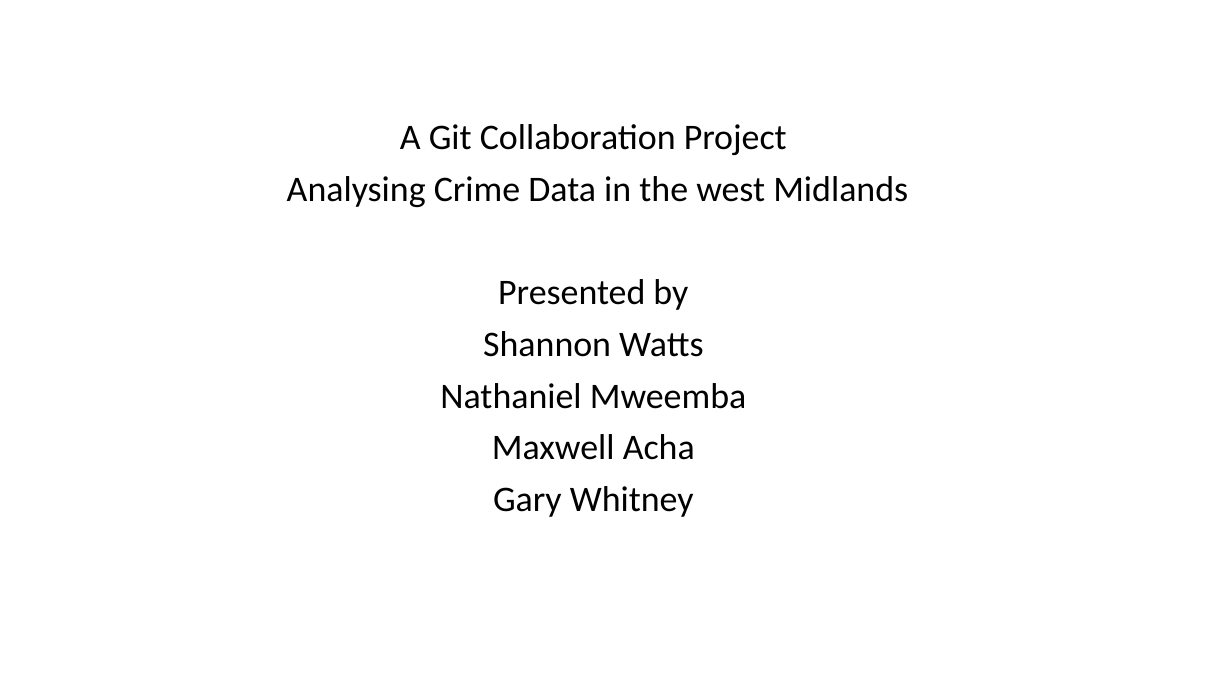
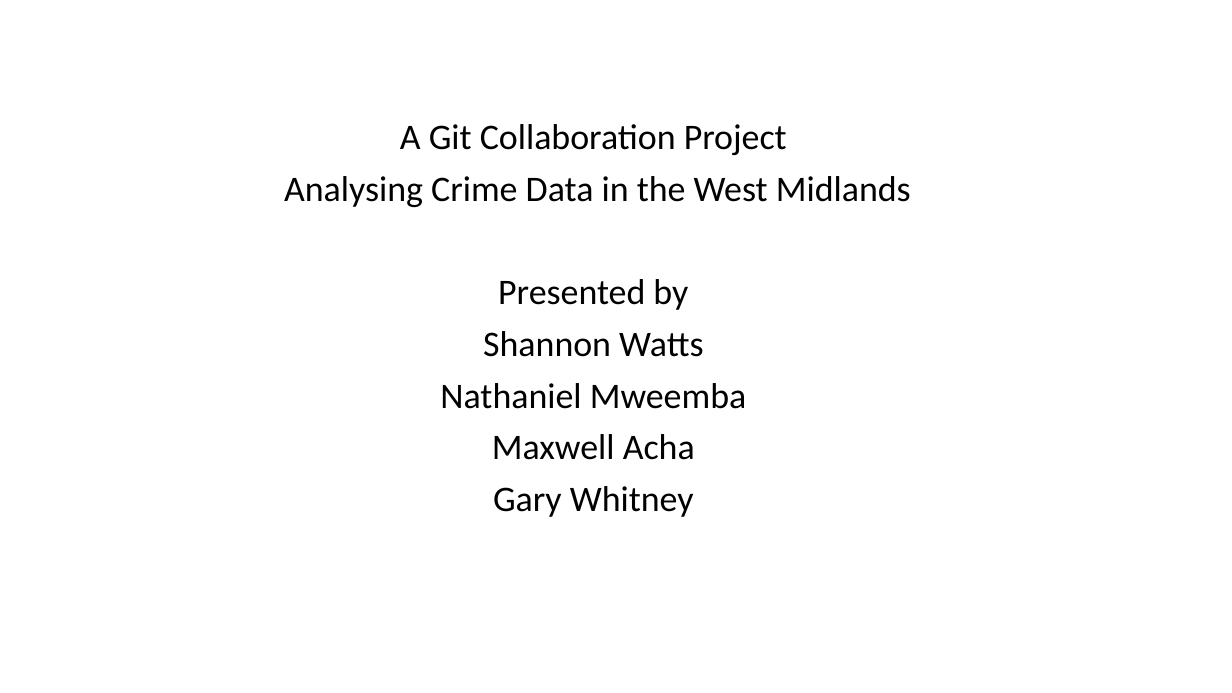
Before and after one commit to Garywtne/Group4_Project1_repo, a slide deck: slide 1 of Group 4 presentation.pptx. Drawn at 1232x693 pixels with LibreOffice and Linux fonts; fonts in the diff are those of the drawing. Boxes give left, top, right and bottom in pixels: in the first picture for what was removed or moved away, otherwise in the second. Text is boxed around its words. In the diff, an @@ line names an element or a change of style, - is before the commit and + after.

```diff
--- a/Group 4 presentation.pptx
+++ b/Group 4 presentation.pptx
@@ text at box(284, 176, 911, 207): text changed @@
-Analysing Crime Data in the west Midlands
+Analysing Crime Data in the West Midlands
```
Also in this commit, not shown: 7 other slides changed, 4 slides added, 2 slides removed.
